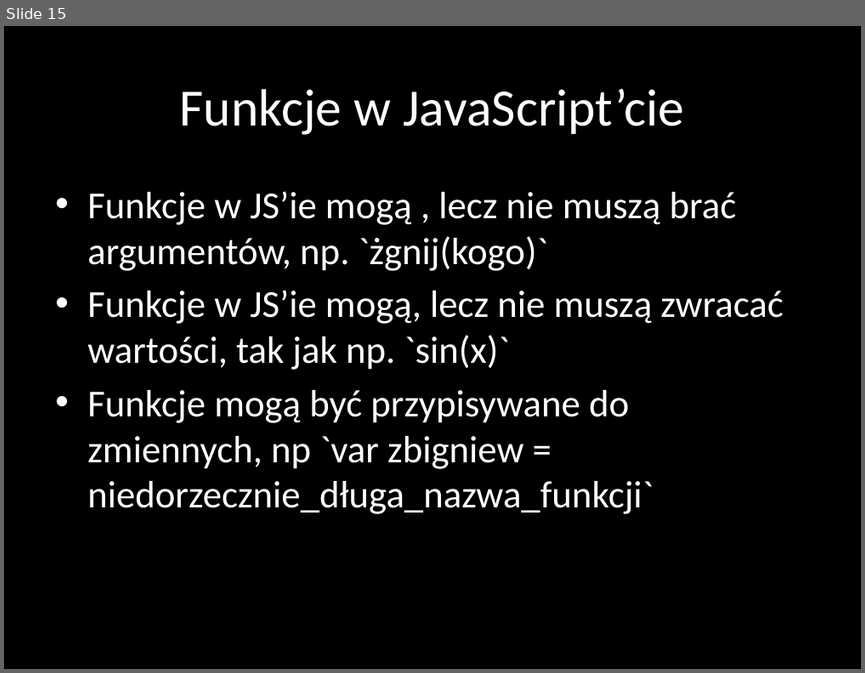
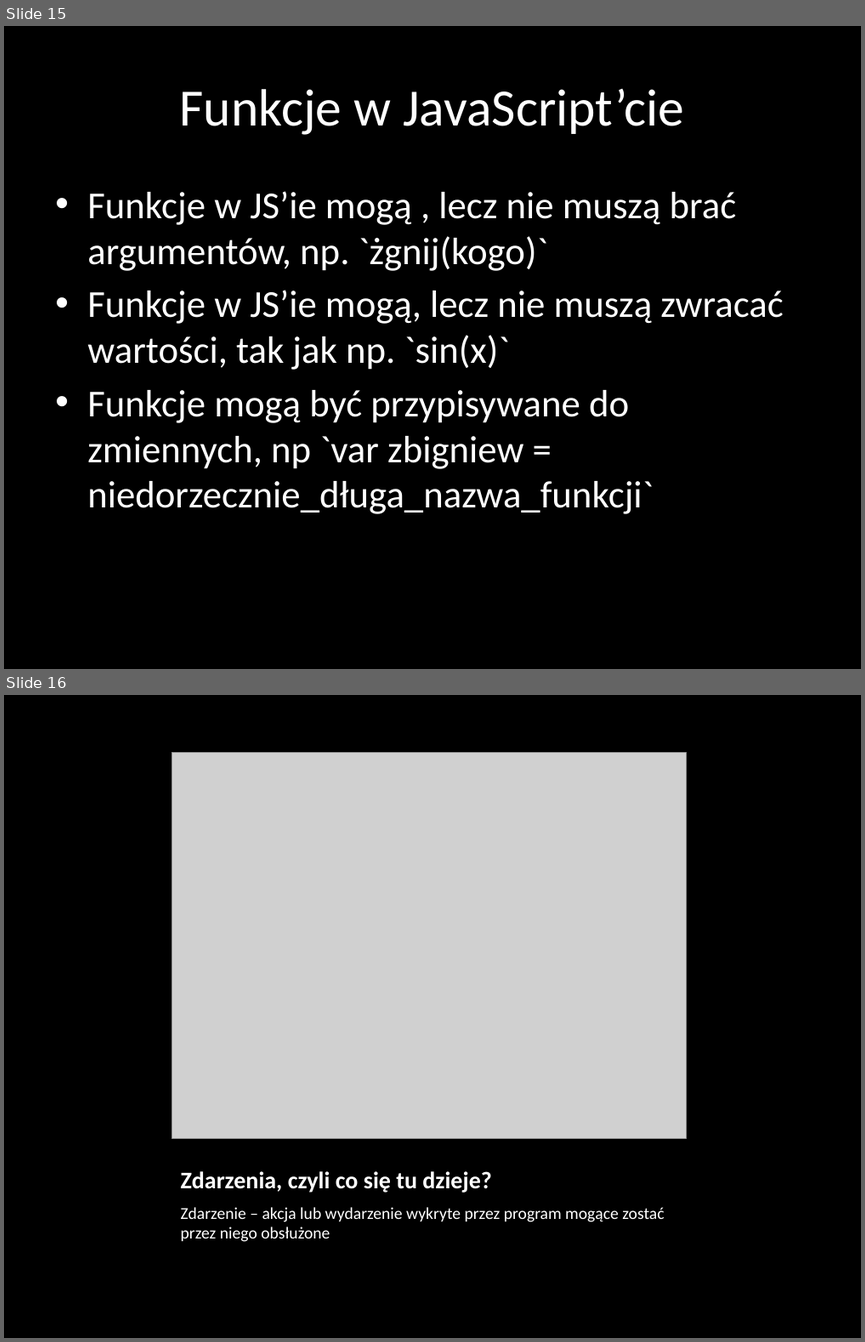
Before and after one commit to nabijaczleweli/UniwersytetDzieci-Google-2015-prezentacja, a slide deck: prezentacja/JavaScript.pptx. Shown one above the other, each under a label of ours: slide 15 before the commit, slides 15 and 16 after it. The pictures are 865x673 and 865x1342 pixels, drawn with LibreOffice and Linux fonts; fonts in the diff are those of the drawing; grey boxes stand for pictures. Boxes give left, top, right and bottom in pixels: in the first picture for what was removed or moved away, otherwise in the second. Text is boxed around its words. In the diff, an @@ line names an element or a change of style, - is before the commit and + after.

```diff
--- a/prezentacja/JavaScript.pptx
+++ b/prezentacja/JavaScript.pptx
@@ slide 16 added at bbox=[4, 695, 861, 1338], background #000000 @@
@@ picture added at bbox=[172, 753, 686, 1138] @@
@@ title added at bbox=[181, 1171, 491, 1192], 20 pt, text #FFFFFF, bold @@
+Zdarzenia, czyli co się tu dzieje?
@@ text added at bbox=[181, 1207, 664, 1242], 14 pt, text #FFFFFF @@
+Zdarzenie – akcja lub wydarzenie wykryte przez program mogące zostać przez niego obsłużone
```
Also in this commit, not shown: 5 other slides added, 7 other files.
